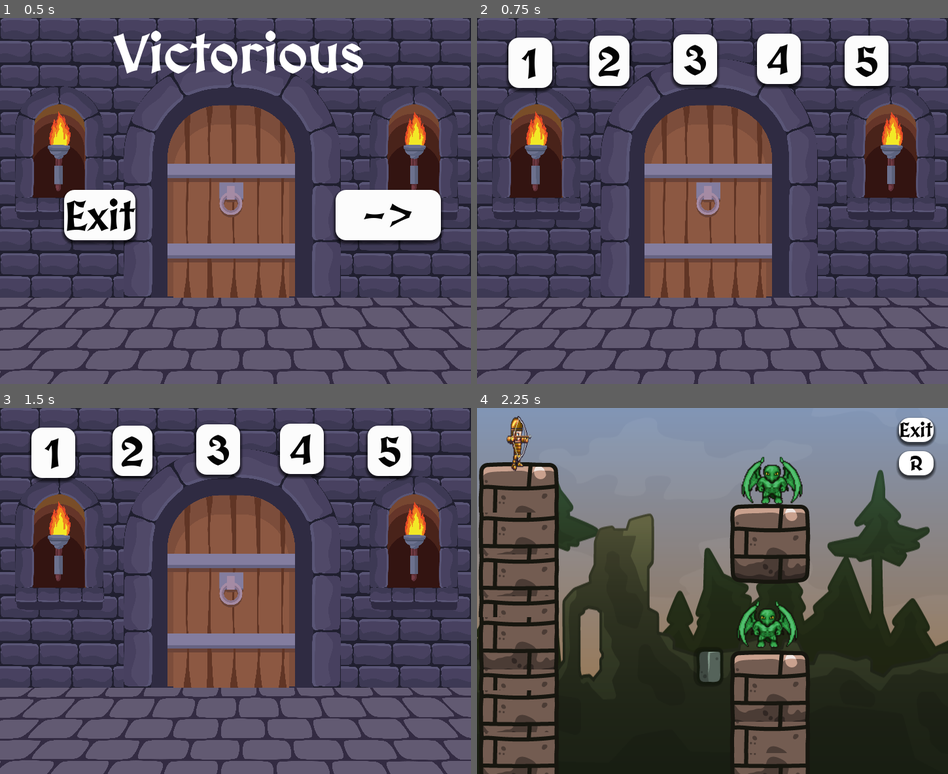
Above: before the commit, frames 1-4 (two rows, left to right).
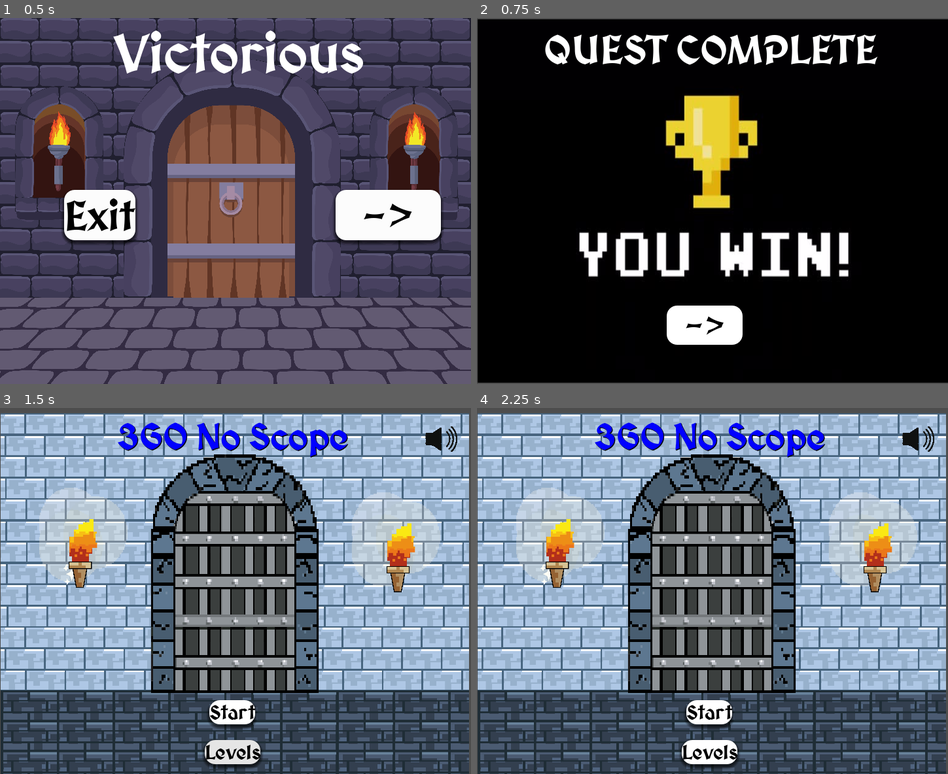
Above: after the commit, the same moments.

Repository: Vysubs28/360-No-Scope
Game: Godot game, scene res://LevelMenu/NextLevel5.tscn
Same seed, same stepped clock (60 frames per second), same inputs: the game is played once before the commit and once after it. This scene is started directly instead of the project's main scene.
Inputs (mouse positions are in pixels of both pictures, inside the frame that each line leads up to):
- Up to frame 1 (0.5 s): no input
- Up to frame 2 (0.75 s): click "->" at 0.5 s
- Up to frame 3 (1.5 s): click (226, 715) at 1.25 s, where only the run after the commit has a clickable "->"
- Up to frame 4 (2.25 s): click (778, 448) at 2 s, where only the run before the commit has a clickable "4"

Frame 1 is identical in both runs. In frame 2, 98% of the frame differs, in the area x 0-100%, y 0-100%; in frame 3, 90%; in frame 4, 97%.

Commit message:
Victory Page

Diff:
--- a/Level/Level 2/Level2.tscn
+++ b/Level/Level 2/Level2.tscn
@@ -282,7 +282,6 @@
 [node name="AnimatableBody2D" type="AnimatableBody2D" parent="Path2D" groups=["block"]]
 position = Vector2(352, 395)
 rotation = 1.56333
-scale = Vector2(1, 1)
 collision_mask = 18
 
 [node name="Sprite2D" type="Sprite2D" parent="Path2D/AnimatableBody2D"]
--- a/LevelMenu/NextLevel5.gd
+++ b/LevelMenu/NextLevel5.gd
@@ -11,4 +11,4 @@
 	get_tree().change_scene_to_file("res://Menu/main_menu.tscn")
 
 func _on_next_pressed():
-	get_tree().change_scene_to_file("res://LevelMenu/LevelMenu.tscn")
+	get_tree().change_scene_to_file("res://Menu/victory_menu.tscn")
--- /dev/null
+++ b/Menu/victory_menu.gd
@@ -0,0 +1,11 @@
+extends Node2D
+
+@onready var level_music = $Level_Music
+
+# Called when the node enters the scene tree for the first time.
+func _ready():
+	level_music.play()
+
+
+func _on_next_pressed():
+	get_tree().change_scene_to_file("res://Menu/main_menu.tscn")
--- /dev/null
+++ b/Menu/victory_menu.tscn
@@ -0,0 +1,93 @@
+[gd_scene load_steps=10 format=3 uid="uid://ccqjn5b0127m5"]
+
+[ext_resource type="Script" path="res://Menu/victory_menu.gd" id="1_mbcq8"]
+[ext_resource type="AudioStream" uid="uid://bn8qbqdic2ixr" path="res://Menu/victory.mp3" id="2_usf3o"]
+[ext_resource type="Texture2D" uid="uid://d35ye8ve0q0ii" path="res://Menu/victory.jpg" id="3_0ug82"]
+[ext_resource type="FontFile" uid="uid://bf3ftd102gqik" path="res://Menu/MedievalSharp-Bold.ttf" id="4_tgwuw"]
+
+[sub_resource type="StyleBoxTexture" id="StyleBoxTexture_dnta0"]
+texture = ExtResource("3_0ug82")
+
+[sub_resource type="StyleBoxFlat" id="StyleBoxFlat_ovjlm"]
+bg_color = Color(1, 1, 1, 1)
+corner_radius_top_left = 16
+corner_radius_top_right = 16
+corner_radius_bottom_right = 16
+corner_radius_bottom_left = 16
+shadow_size = 5
+shadow_offset = Vector2(2.08165e-12, 3.41)
+
+[sub_resource type="StyleBoxFlat" id="StyleBoxFlat_rytu4"]
+bg_color = Color(0.815686, 0.815686, 0.815686, 1)
+corner_radius_top_left = 16
+corner_radius_top_right = 16
+corner_radius_bottom_right = 16
+corner_radius_bottom_left = 16
+shadow_size = 5
+shadow_offset = Vector2(2.08165e-12, 3.41)
+
+[sub_resource type="StyleBoxFlat" id="StyleBoxFlat_150wr"]
+bg_color = Color(0.890196, 0.890196, 0.890196, 1)
+corner_radius_top_left = 16
+corner_radius_top_right = 16
+corner_radius_bottom_right = 16
+corner_radius_bottom_left = 16
+shadow_size = 5
+shadow_offset = Vector2(2.08165e-12, 3.41)
+
+[sub_resource type="StyleBoxEmpty" id="StyleBoxEmpty_uq06e"]
+
+[node name="VictoryMenu" type="Node2D"]
+position = Vector2(559, 292)
+script = ExtResource("1_mbcq8")
+
+[node name="Level_Music" type="AudioStreamPlayer" parent="."]
+stream = ExtResource("2_usf3o")
+volume_db = 1.64
+
+[node name="Panel" type="Panel" parent="."]
+anchors_preset = 8
+anchor_left = 0.5
+anchor_top = 0.5
+anchor_right = 0.5
+anchor_bottom = 0.5
+offset_left = -558.0
+offset_top = -290.0
+offset_right = 164.0
+offset_bottom = 266.0
+grow_horizontal = 2
+grow_vertical = 2
+size_flags_horizontal = 4
+size_flags_vertical = 4
+theme_override_styles/panel = SubResource("StyleBoxTexture_dnta0")
+
+[node name="Next" type="Button" parent="."]
+offset_left = -269.0
+offset_top = 148.0
+offset_right = -153.0
+offset_bottom = 208.0
+size_flags_horizontal = 4
+size_flags_vertical = 6
+theme_override_colors/font_color = Color(0, 0, 0, 1)
+theme_override_colors/font_pressed_color = Color(0, 0, 0, 1)
+theme_override_colors/font_hover_color = Color(0, 0, 0, 1)
+theme_override_colors/font_focus_color = Color(0, 0, 0, 1)
+theme_override_fonts/font = ExtResource("4_tgwuw")
+theme_override_font_sizes/font_size = 49
+theme_override_styles/normal = SubResource("StyleBoxFlat_ovjlm")
+theme_override_styles/hover = SubResource("StyleBoxFlat_rytu4")
+theme_override_styles/pressed = SubResource("StyleBoxFlat_150wr")
+theme_override_styles/focus = SubResource("StyleBoxEmpty_uq06e")
+text = "->
+"
+
+[node name="Label" type="Label" parent="."]
+offset_left = -457.0
+offset_top = -283.0
+offset_right = 53.0
+offset_bottom = -164.0
+theme_override_fonts/font = ExtResource("4_tgwuw")
+theme_override_font_sizes/font_size = 62
+text = "QUEST COMPLETE"
+
+[connection signal="pressed" from="Next" to="." method="_on_next_pressed"]
Not shown, added: Menu/medieval-victory-epic-150070.mp3.import
Binary file added: Menu/victory.jpg
Not shown, added: Menu/victory.jpg.import
Not shown, added: Menu/victory.mp3.import
Not shown, added: Menu/medieval-victory-epic-150070.mp3
Not shown, added: Menu/victory.mp3
